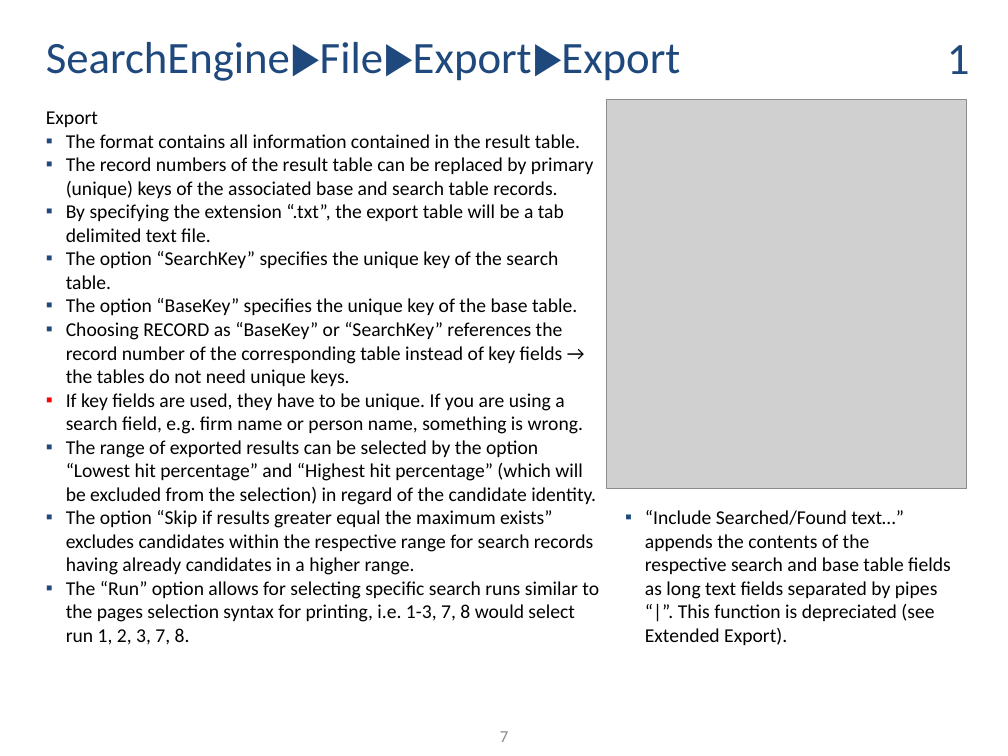
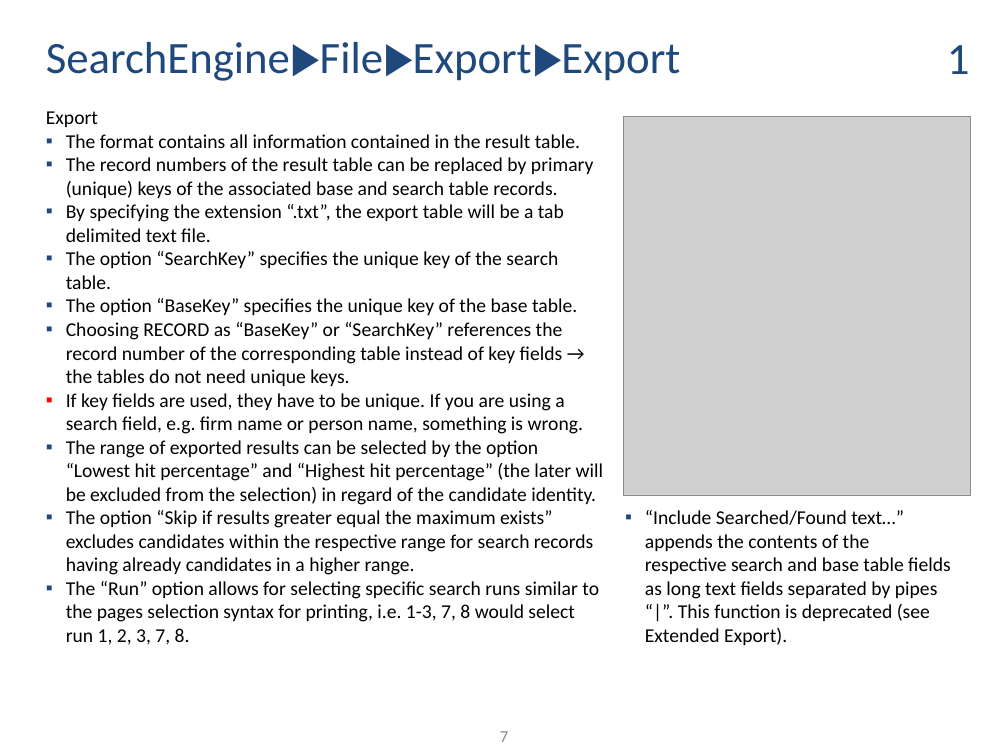
Before and after one commit to ThorstenDoherr/searchengine, a slide deck: slide 7 of doc/Manual.pptx. Drawn at 1008x756 pixels with LibreOffice and Linux fonts; fonts in the diff are those of the drawing; grey boxes stand for pictures. Boxes give left, top, right and bottom in pixels: in the first picture for what was removed or moved away, otherwise in the second. Text is boxed around its words. In the diff, an @@ line names an element or a change of style, - is before the commit and + after.

```diff
--- a/doc/Manual.pptx
+++ b/doc/Manual.pptx
@@ picture: place and size @@
-picture at <box>606,100,966,488</box>
+picture at <box>623,116,971,495</box>
@@ text at <box>66,440,604,505</box>: text changed @@
-  ▪ The range of exported results can be selected by the option “Lowest hit percentage” and “Highest hit percentage” (which will be excluded from the selection) in regard of the candidate identity.
+  ▪ The range of exported results can be selected by the option “Lowest hit percentage” and “Highest hit percentage” (the later will be excluded from the selection) in regard of the candidate identity.
@@ text at <box>645,510,951,645</box>: text changed @@
-  ▪ “Include Searched/Found text…” appends the contents of the respective search and base table fields as long text fields separated by pipes “|”. This function is depreciated (see Extended Export).
+  ▪ “Include Searched/Found text…” appends the contents of the respective search and base table fields as long text fields separated by pipes “|”. This function is deprecated (see Extended Export).
```
Also in this commit, not shown: 41 other slides changed, 3 slides added, 2 slides removed, 1 other file.
